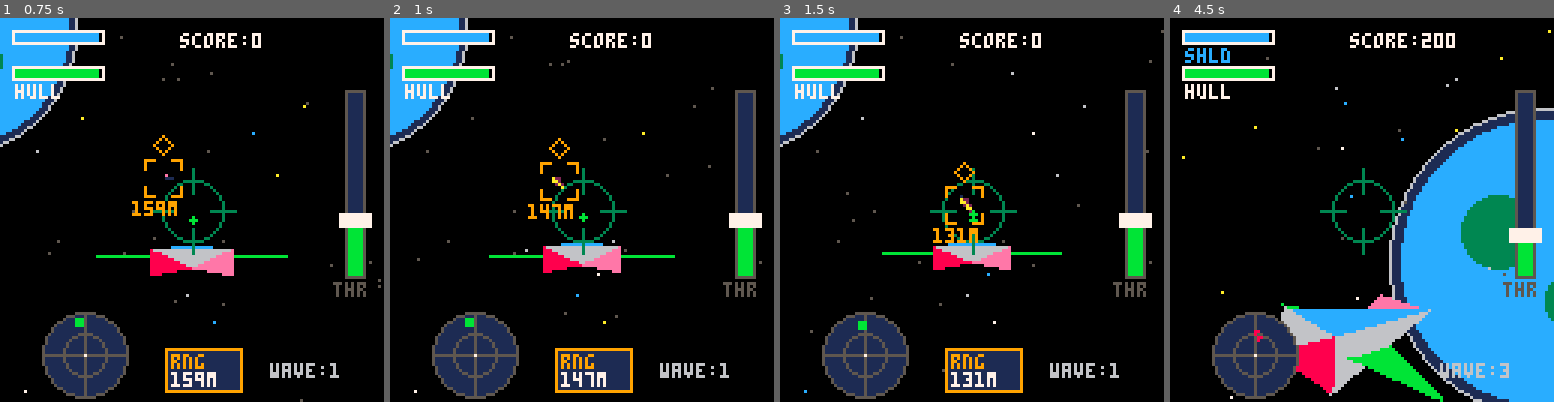
Above: before the commit, frames 1-4 (left to right).
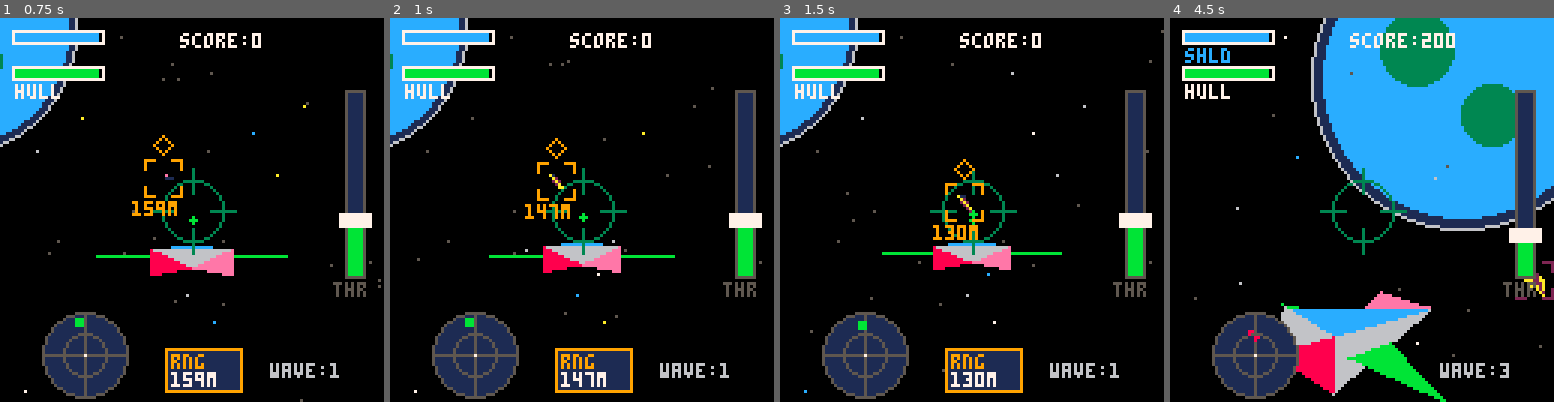
Above: after the commit, the same moments.

Repository: RubenTipparach/Mini-Pico-Games
Game: PICO-8 cartridge pico-8/carts/space_combat_3d.p8
Same seed, same stepped clock (60 frames per second), same inputs: the game is played once before the commit and once after it.
Inputs (mouse positions are in pixels of both pictures, inside the frame that each line leads up to):
- Up to frame 1 (0.75 s): tap X (X key) at 0.33 s; click (280, 121) at 0.67 s; tap O (Z key) at 0.7 s
- Up to frame 2 (1 s): no input
- Up to frame 3 (1.5 s): tap X (X key) at 1.07 s; click (826, 267) at 1.22 s
- Up to frame 4 (4.5 s): hold Right 1.6-2.1 s; tap O (Z key) every 0.4 s from 1.7 to 4.1 s; click (1277, 114) at 1.77 s; tap X (X key) at 1.85, 2.97, 4.08 s; hold Up 2.15-2.42 s; click (1342, 259) at 2.32 s; hold Right 2.47-3.03 s; click (1404, 106) at 2.87 s; hold Left 3.08-3.58 s; click (1465, 256) at 3.42 s; hold Down 3.63-3.97 s; click (1231, 102) at 3.97 s; hold Right from 4.02 s (still down)

Frame 1 is identical in both runs. In frame 2, 0.7% of the frame differs, in the area x 35-50%, y 31-53%; in frame 3, 0.7%; in frame 4, 40%, in the area x 3-100%, y 0-100%.

Commit message:
Improve enemy AI: face player before firing, break off after
- Enemies now only fire when facing player (dot product > 0.9)
- After firing, enemies break off and fly past before re-engaging
- Enemies fire in their forward direction only
- Added breakoff state to enemy AI state machine

Diff:
--- a/pico-8/carts/space_combat_3d.p8
+++ b/pico-8/carts/space_combat_3d.p8
@@ -491,7 +491,8 @@
   etype=etype,
   ai=rnd(40)+20,
   evade=0,
-  evade_dir=0
+  evade_dir=0,
+  breakoff=0
  }
  -- type-specific stats
  if etype=="normal" then
@@ -579,56 +580,68 @@
 
 function update_enemies()
  for e in all(enemies) do
-  e.ai-=1
-  if e.ai<=0 then
-   local dx=px-e.x
-   local dy=py-e.y
-   local dz=pz-e.z
-   local d=sqrt(dx*dx+dy*dy+dz*dz)
-   if d>0 then
-    e.ry=atan2(dx,dz)
-    e.rx=-atan2(dy,sqrt(dx*dx+dz*dz))*0.5
-   end
-   e.ai=30+rnd(40)
+  -- get direction to player
+  local dx=px-e.x
+  local dy=py-e.y
+  local dz=pz-e.z
+  local dist=sqrt(dx*dx+dy*dy+dz*dz)
+
+  -- get enemy forward vector
+  local fx,fy,fz=rot3d(0,0,1,e.rx,e.ry,e.rz)
+
+  -- dot product to check if facing player
+  local facing=0
+  if dist>0 then
+   facing=(fx*dx+fy*dy+fz*dz)/dist
   end
 
   -- use enemy speed
   local spd=e.spd or 0.4
-  local fx,fy,fz=rot3d(0,0,1,e.rx,e.ry,e.rz)
-
-  -- evasion behavior when hit
-  if e.evade>0 then
+
+  -- AI state machine
+  if e.breakoff and e.breakoff>0 then
+   -- breaking off after attack run
+   e.breakoff-=1
+   e.x+=fx*spd*1.2
+   e.y+=fy*spd*1.2
+   e.z+=fz*spd*1.2
+  elseif e.evade>0 then
+   -- evasion behavior when hit
    e.evade-=1
-   -- calculate right vector for strafing
    local ex,ey,ez=rot3d(1,0,0,e.rx,e.ry,e.rz)
-   -- strafe sideways
    local estr=e.evade_dir*spd*1.5
    e.x+=ex*estr+fx*spd*0.3
    e.y+=ey*estr+fy*spd*0.3
    e.z+=ez*estr+fz*spd*0.3
   else
+   -- normal pursuit: rotate toward player
+   e.ai-=1
+   if e.ai<=0 then
+    if dist>0 then
+     e.ry=atan2(dx,dz)
+     e.rx=-atan2(dy,sqrt(dx*dx+dz*dz))*0.5
+    end
+    e.ai=20+rnd(30)
+   end
+   -- move forward
    e.x+=fx*spd
    e.y+=fy*spd
    e.z+=fz*spd
   end
 
+  -- firing: only when facing player (dot > 0.9) and in range
   e.fire-=1
-  if e.fire<=0 then
-   local dx=px-e.x
-   local dy=py-e.y
-   local dz=pz-e.z
-   local dist_sq=dx*dx+dy*dy+dz*dz
-   if dist_sq<40000 then -- 200 unit range
-    -- add inaccuracy based on acc stat
-    local acc=e.acc or 0.15
-    local aim_rx=e.rx+(rnd(acc*2)-acc)
-    local aim_ry=e.ry+(rnd(acc*2)-acc)
-    fire_enemy_bullet(e.x,e.y,e.z,aim_rx,aim_ry,e.rz)
-    e.fire=80+rnd(60) -- slower fire rate
-    sfx(1)
-   else
-    e.fire=30
-   end
+  if e.fire<=0 and facing>0.9 and dist<200 then
+   -- fire forward (enemy's facing direction)
+   fire_enemy_bullet(e.x,e.y,e.z,e.rx,e.ry,e.rz)
+   e.fire=80+rnd(60)
+   -- break off after firing
+   e.breakoff=40+rnd(30)
+   -- turn away slightly for break off
+   e.ry+=0.25-rnd(0.5)
+   sfx(1)
+  elseif e.fire<=0 then
+   e.fire=20 -- check again soon
   end
 
  end
